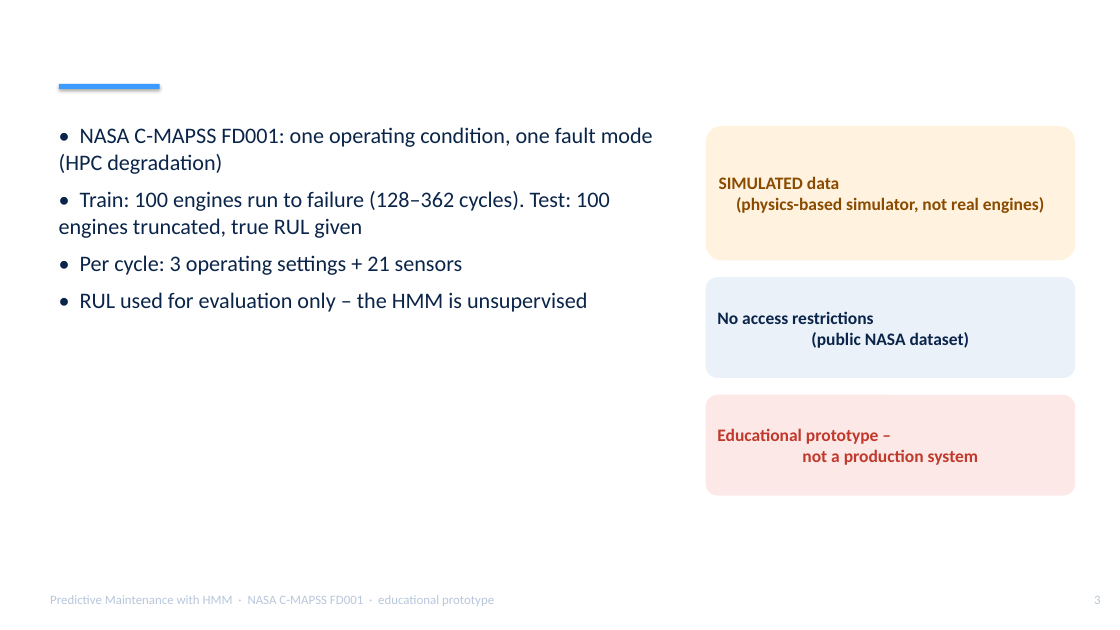
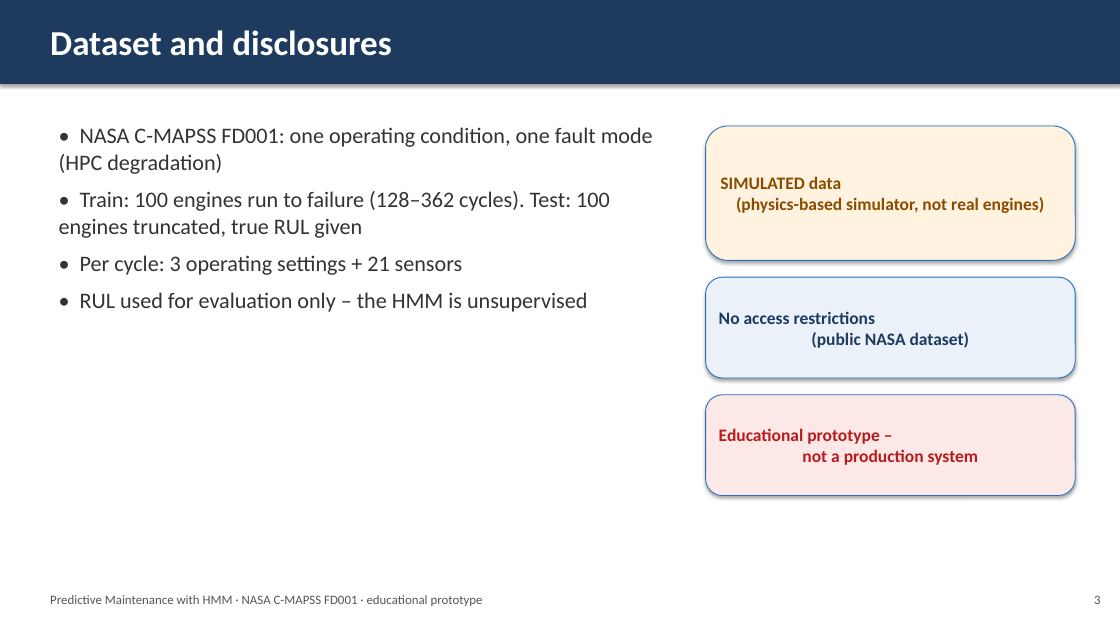
Before and after one commit to Ishita09-prog/predictive-maintenance-hmm, a slide deck: slide 3 of reports/Presentation.pptx. Drawn at 1120x630 pixels with LibreOffice and Linux fonts; fonts in the diff are those of the drawing; background and template pictures are left out. Boxes give left, top, right and bottom in pixels: in the first picture for what was removed or moved away, otherwise in the second. Text is boxed around its words. In the diff, an @@ line names an element or a change of style, - is before the commit and + after.

```diff
--- a/reports/Presentation.pptx
+++ b/reports/Presentation.pptx
@@ rectangle added at (0, 0, 1120, 84), fill #1F3A5F @@
@@ text "Dataset and disclosures" rewrapped from (50, 25, 1059, 84) to (50, 30, 391, 56) @@
@@ rectangle removed at (59, 84, 160, 89) @@
@@ rounded rectangle removed at (34, 105, 689, 408) @@
@@ text "• NASA C-MAPSS FD001: one ..." at (59, 127, 653, 312): text colour #0B254A to #333333 @@
@@ rounded rectangle "SIMULATED data (physics-based simulator, not ..." at (706, 126, 1075, 260): outline none to #2A6FBB 0.75 pt; shadow on; proportions changed @@
@@ rounded rectangle "No access restrictions (public NASA ..." at (706, 277, 1075, 378): text colour #0B254A to #1F3A5F; outline none to #2A6FBB 0.75 pt; shadow on; proportions changed @@
@@ rounded rectangle "Educational prototype – not a ..." at (706, 395, 1075, 496): text colour #C0392B to #B71C1C; outline none to #2A6FBB 0.75 pt; shadow on; proportions changed @@
@@ text "Predictive Maintenance with HMM · ..." at (50, 595, 483, 606): text colour #B8C7DC to #555555 @@
@@ text "3" at (1094, 595, 1100, 604): text colour #B8C7DC to #555555 @@
```
Also in this commit, not shown: 13 other slides changed.
